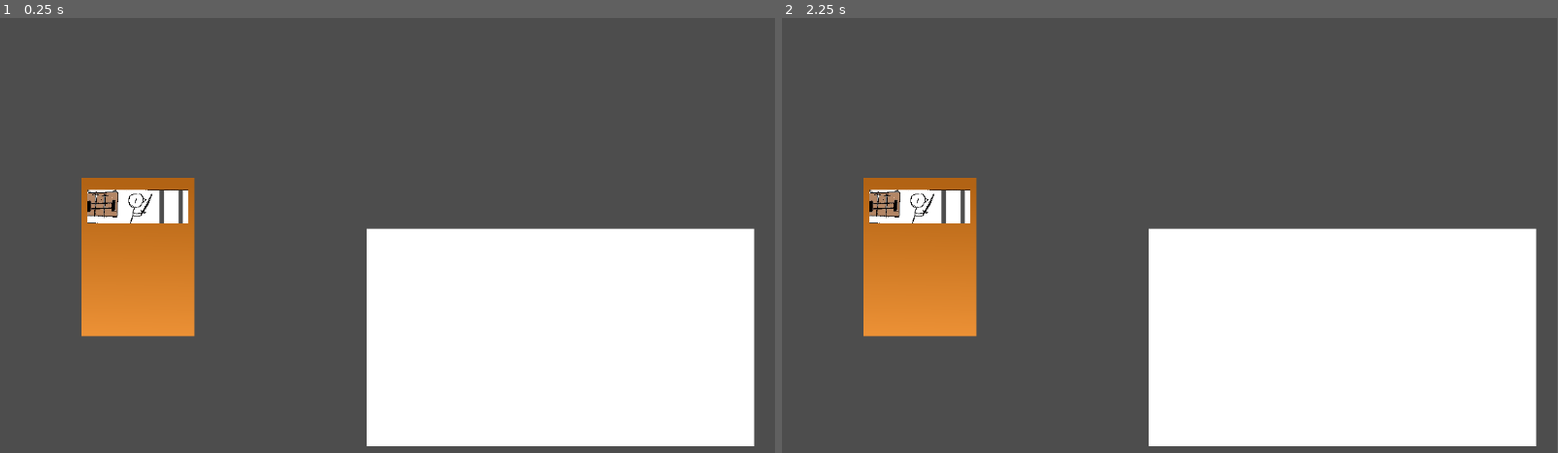
Above: before the commit, frames 1-2 (left to right).
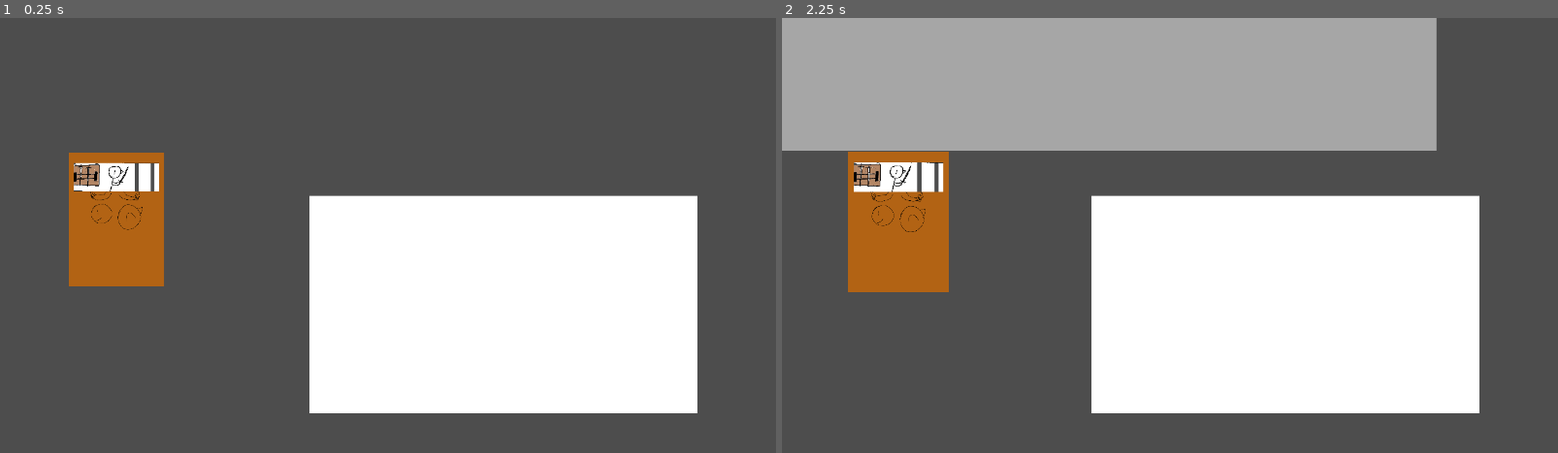
Above: after the commit, the same moments.

Repository: WywySenarios/Senarios
Game: Godot game, scene res://scenes/deck_maker/deck_maker.tscn
Two runs of this game, one before a commit and one after it. Both use one fixed random seed, a clock stepped at 60 frames per second and the inputs below. This scene is started directly instead of the project's main scene.
Inputs (mouse positions are in pixels of both pictures, inside the frame that each line leads up to):
- Up to frame 1 (0.25 s): no input
- Up to frame 2 (2.25 s): tap Enter at 0.5, 2 s; move the mouse to (921, 257) at 0.52 s; press the mouse at (921, 257) at 0.53 s; hold W (up) 0.53-2.03 s; tap Space at 1.25 s; move the mouse to (1402, 300) at 1.27 s; release the mouse at (1402, 300) at 1.28 s; click (1402, 300) at 1.35 s; move the mouse to (937, 170) at 2.02 s; press the mouse at (937, 170) at 2.03 s; hold A (left) from 2.03 s (still down); tap Mouse wheel down (scroll_down) at 2.1 s
In our replay, the window is 799x449 before the commit and 800x449 after it. These sizes can differ from the game's own. Grey fills any space a smaller window leaves; there, only what the larger window draws over its background counts as a difference.

The runs differ from the first frame. In frame 1, 20% of the frame differs, in the area x 8-98%, y 30-99%; in frame 2, 46%, in the area x 0-98%, y 0-99%.

Commit message:
File restructure & Grid tile
Added an example card resource (wywy swordsman).

Restructured which scene will appear as the level. I have decided that there will only be one level scene for now, and all the variations will in the parameters (e.g. whether or not opponent is AI, background image, grid size, etc.)

Implemented a basic grid tile where I can place a card. The animation is not correct and it doesn't do anything important, but at least it's a start! Also, the nodes containing all the cards are not correct. This kinda sucks, but it's OK.

Diff:
--- a/scenes/deck_maker/deck_maker_card.tscn
+++ b/Scenes/card.tscn
@@ -7,22 +7,23 @@
 [sub_resource type="RectangleShape2D" id="RectangleShape2D_y2pvw"]
 size = Vector2(170, 238)
 
-[node name="deck_maker_card" type="Node2D"]
+[node name="card" type="Node2D"]
 script = ExtResource("1_cj40t")
 
-[node name="deck_maker_card" type="Area2D" parent="."]
-
-[node name="Backside" type="Sprite2D" parent="deck_maker_card"]
+[node name="Backside" type="Sprite2D" parent="."]
 position = Vector2(0, 75)
 scale = Vector2(0.225, 0.225)
 texture = ExtResource("2_g3hx2")
 
-[node name="Frontside" type="Sprite2D" parent="deck_maker_card"]
+[node name="Frontside" type="Sprite2D" parent="."]
+visible = false
 position = Vector2(3.8147e-06, 75)
 scale = Vector2(0.225, 0.225)
 texture = ExtResource("3_dbm88")
 
-[node name="CollisionShape2D" type="CollisionShape2D" parent="deck_maker_card"]
+[node name="card" type="Area2D" parent="."]
+
+[node name="CollisionShape2D" type="CollisionShape2D" parent="card"]
 position = Vector2(0, 75)
 shape = SubResource("RectangleShape2D_y2pvw")
 
@@ -43,7 +44,7 @@
 size_flags_vertical = 4
 stretch_mode = 3
 
-[connection signal="body_entered" from="deck_maker_card" to="." method="_on_deck_maker_card_body_entered"]
-[connection signal="body_exited" from="deck_maker_card" to="." method="_on_deck_maker_card_body_exited"]
-[connection signal="mouse_entered" from="deck_maker_card" to="." method="_on_deck_maker_card_mouse_entered"]
-[connection signal="mouse_exited" from="deck_maker_card" to="." method="_on_deck_maker_card_mouse_exited"]
+[connection signal="body_entered" from="card" to="." method="_on_deck_maker_card_body_entered"]
+[connection signal="body_exited" from="card" to="." method="_on_deck_maker_card_body_exited"]
+[connection signal="mouse_entered" from="card" to="." method="_on_deck_maker_card_mouse_entered"]
+[connection signal="mouse_exited" from="card" to="." method="_on_deck_maker_card_mouse_exited"]
--- /dev/null
+++ b/Scenes/level.tscn
@@ -0,0 +1,73 @@
+[gd_scene load_steps=5 format=3 uid="uid://dbgkh16gjqmti"]
+
+[ext_resource type="Script" path="res://scripts/level/Grid.gd" id="1_gsu1h"]
+[ext_resource type="PackedScene" uid="uid://cpkjg0llh0iyo" path="res://Scenes/level/grid_tile.tscn" id="2_oyijm"]
+[ext_resource type="PackedScene" uid="uid://l6f4hac8biah" path="res://Scenes/card.tscn" id="3_ylqso"]
+[ext_resource type="Resource" uid="uid://canjbfh1j51cg" path="res://resources/card_wywy_wywySwordsman.tres" id="4_a1dl6"]
+
+[node name="Card Select" type="Node2D"]
+
+[node name="Grid" type="Node2D" parent="."]
+script = ExtResource("1_gsu1h")
+
+[node name="Cards" type="Node" parent="Grid"]
+
+[node name="p1 1" parent="Grid/Cards" instance=ExtResource("3_ylqso")]
+position = Vector2(289, 670)
+scale = Vector2(0.5, 0.5)
+card = ExtResource("4_a1dl6")
+faceup = true
+
+[node name="p1 2" parent="Grid/Cards" instance=ExtResource("3_ylqso")]
+position = Vector2(424, 670)
+scale = Vector2(0.5, 0.5)
+card = ExtResource("4_a1dl6")
+faceup = true
+
+[node name="p1 3" parent="Grid/Cards" instance=ExtResource("3_ylqso")]
+position = Vector2(554, 670)
+scale = Vector2(0.5, 0.5)
+card = ExtResource("4_a1dl6")
+faceup = true
+
+[node name="p1 4" parent="Grid/Cards" instance=ExtResource("3_ylqso")]
+position = Vector2(719, 670)
+scale = Vector2(0.5, 0.5)
+card = ExtResource("4_a1dl6")
+faceup = true
+
+[node name="p1 5" parent="Grid/Cards" instance=ExtResource("3_ylqso")]
+position = Vector2(889, 670)
+scale = Vector2(0.5, 0.5)
+card = ExtResource("4_a1dl6")
+faceup = true
+
+[node name="p2 1" parent="Grid/Cards" instance=ExtResource("3_ylqso")]
+position = Vector2(272, 20)
+scale = Vector2(0.5, 0.5)
+card = ExtResource("4_a1dl6")
+
+[node name="p2 2" parent="Grid/Cards" instance=ExtResource("3_ylqso")]
+position = Vector2(393, 20)
+scale = Vector2(0.5, 0.5)
+card = ExtResource("4_a1dl6")
+
+[node name="p2 3" parent="Grid/Cards" instance=ExtResource("3_ylqso")]
+position = Vector2(543, 21)
+scale = Vector2(0.5, 0.5)
+card = ExtResource("4_a1dl6")
+
+[node name="p2 4" parent="Grid/Cards" instance=ExtResource("3_ylqso")]
+position = Vector2(671, 27)
+scale = Vector2(0.5, 0.5)
+card = ExtResource("4_a1dl6")
+
+[node name="p2 5" parent="Grid/Cards" instance=ExtResource("3_ylqso")]
+position = Vector2(872, 26)
+scale = Vector2(0.5, 0.5)
+card = ExtResource("4_a1dl6")
+
+[node name="tiles" type="Node" parent="Grid"]
+
+[node name="GridTile" parent="Grid/tiles" instance=ExtResource("2_oyijm")]
+position = Vector2(622, 331)
--- /dev/null
+++ b/Scenes/level/grid_tile.tscn
@@ -0,0 +1,17 @@
+[gd_scene load_steps=2 format=3 uid="uid://cpkjg0llh0iyo"]
+
+[sub_resource type="RectangleShape2D" id="RectangleShape2D_qtiwl"]
+size = Vector2(100, 100)
+
+[node name="GridTile" type="Node2D"]
+
+[node name="ColorRect" type="ColorRect" parent="."]
+offset_left = -50.0
+offset_top = -50.0
+offset_right = 50.0
+offset_bottom = 50.0
+
+[node name="Area2D" type="StaticBody2D" parent="." groups=["droppable"]]
+
+[node name="CollisionShape2D" type="CollisionShape2D" parent="Area2D"]
+shape = SubResource("RectangleShape2D_qtiwl")
--- /dev/null
+++ b/Scenes/level/play.tscn
@@ -0,0 +1,3 @@
+[gd_scene format=3 uid="uid://ct1fgwwg540wj"]
+
+[node name="Play" type="Node2D"]
--- a/project.godot
+++ b/project.godot
@@ -19,6 +19,11 @@
 
 Draggables="*res://scripts/autoload/draggables.gd"
 Global="*res://scripts/autoload/global.gd"
+
+[display]
+
+window/size/viewport_width=1366
+window/size/viewport_height=768
 
 [dotnet]
 
--- /dev/null
+++ b/resources/card_wywy_wywySwordsman.tres
@@ -0,0 +1,13 @@
+[gd_resource type="Resource" script_class="Card" load_steps=3 format=3 uid="uid://canjbfh1j51cg"]
+
+[ext_resource type="Script" path="res://scripts/card/card.gd" id="1_4hr7d"]
+[ext_resource type="Texture2D" uid="uid://dcxprxb62qkle" path="res://assets/cards/card_images/entity_wywy_wywySwordsman.jpg" id="1_my02g"]
+
+[resource]
+script = ExtResource("1_4hr7d")
+name = "Wywy Swordsman"
+cardType = "Entity"
+generation = 0
+cost = 1.0
+type = Array[String](["Wywy"])
+image = ExtResource("1_my02g")
--- a/scenes/deck_maker/deck_maker.tscn
+++ b/scenes/deck_maker/deck_maker.tscn
@@ -1,7 +1,7 @@
 [gd_scene load_steps=8 format=3 uid="uid://q1qr8p5b068p"]
 
 [ext_resource type="Script" path="res://scripts/deck_maker/deck_maker.gd" id="1_0qm7y"]
-[ext_resource type="PackedScene" uid="uid://l6f4hac8biah" path="res://scenes/deck_maker/deck_maker_card.tscn" id="1_bi0u3"]
+[ext_resource type="PackedScene" uid="uid://l6f4hac8biah" path="res://Scenes/card.tscn" id="1_bi0u3"]
 [ext_resource type="Texture2D" uid="uid://dcxprxb62qkle" path="res://assets/cards/card_images/entity_wywy_wywySwordsman.jpg" id="2_csa3g"]
 [ext_resource type="Script" path="res://scripts/card/card.gd" id="3_xsx3l"]
 [ext_resource type="Script" path="res://scripts/Deck Area.gd" id="4_xps3f"]
--- a/scenes/level/card_select.tscn
+++ /dev/null
@@ -1,3 +0,0 @@
-[gd_scene format=3 uid="uid://dbgkh16gjqmti"]
-
-[node name="Card Select" type="Node2D"]
--- a/scenes/level_select/level_select.tscn
+++ b/scenes/level_select/level_select.tscn
@@ -1,13 +1,13 @@
 [gd_scene load_steps=16 format=3 uid="uid://cvhm5x1f535a8"]
 
 [ext_resource type="Script" path="res://scripts/level_select/level_select.gd" id="1_kmg4w"]
-[ext_resource type="PackedScene" uid="uid://bugqujrowi7xs" path="res://scenes/level_select/planet.tscn" id="2_blyx7"]
+[ext_resource type="PackedScene" uid="uid://bugqujrowi7xs" path="res://Scenes/level_select/planet.tscn" id="2_blyx7"]
 [ext_resource type="Texture2D" uid="uid://ccnrjobs06q6o" path="res://assets/celestial_bodies/placeholder_planet (1).jpeg" id="3_oddvb"]
 [ext_resource type="Script" path="res://scripts/level_select/mission.gd" id="4_n0r8t"]
 [ext_resource type="Script" path="res://scripts/level_select/celestial_body.gd" id="5_31i6x"]
 [ext_resource type="Texture2D" uid="uid://byy7x4qkdqwo4" path="res://assets/celestial_bodies/placeholder_satellite.jpg" id="6_o84jk"]
 [ext_resource type="Script" path="res://scripts/level_select/Camera.gd" id="7_2js3u"]
-[ext_resource type="PackedScene" uid="uid://d0cn1pui1hlp4" path="res://scenes/level_select/level_select_ui.tscn" id="8_6m3bq"]
+[ext_resource type="PackedScene" uid="uid://d0cn1pui1hlp4" path="res://Scenes/level_select/level_select_ui.tscn" id="8_6m3bq"]
 
 [sub_resource type="SpriteFrames" id="SpriteFrames_v6ip0"]
 animations = [{
--- a/scripts/deck_maker/deck_maker_card.gd
+++ b/scripts/deck_maker/deck_maker_card.gd
@@ -1,16 +1,24 @@
 extends Node2D
 
 @export var card : Card
+@export var faceup : bool
+
+signal placed(card_ref)
+
 var in_deck = false
 var draggable = false
 var is_inside_droppable = false
 var body_ref
-var faceup = true
 
 var offset: Vector2
 var initialPos: Vector2
 
 func _ready():
+	if (faceup):
+		$Frontside.show()
+	else:
+		$Frontside.hide()
+
 	$card_head.texture = card.image
 
 # Called every frame. 'delta' is the elapsed time since the previous frame.
@@ -24,6 +32,7 @@
 			global_position = get_global_mouse_position() - offset
 		elif Input.is_action_just_released("click"):
 			Draggables.stopDragging()
+			placed.emit(self)
 
 			if is_inside_droppable:
 				get_tree().create_tween().tween_property(self, "position", body_ref.position, 0.2).set_ease(Tween.EASE_OUT)
@@ -35,21 +44,21 @@
 func flipOver():
 	if (faceup):
 		faceup = false
-		$Frontside.visible = false
+		$Frontside.hide()
 	else:
 		faceup = true
-		$Frontside.visible = true
+		$Frontside.show()
 
 func _on_deck_maker_card_mouse_entered():
 	if not Draggables.is_dragging:
 		draggable = true
-		scale = Vector2(1.05, 1.05)
+		scale = Vector2(scale.x * 1.05, scale.y * 1.05)
 
 
 func _on_deck_maker_card_mouse_exited():
 	if not Draggables.is_dragging:
 		draggable = false
-		scale = Vector2(1, 1)
+		scale = Vector2(scale.x / 1.05, scale.y / 1.05)
 
 
 func _on_deck_maker_card_body_entered(body):
--- /dev/null
+++ b/scripts/level/Grid.gd
@@ -0,0 +1,20 @@
+extends Node2D
+
+
+# Called when the node enters the scene tree for the first time.
+func _ready():
+	for i in $tiles.get_children():
+		pass
+
+	for i in $Cards.get_children():
+		i.placed.connect(_on_card_placement)
+		#print("connected!")
+
+
+# Called every frame. 'delta' is the elapsed time since the previous frame.
+func _process(delta):
+	pass
+
+func _on_card_placement(card):
+	print("Someone played a card!")
+	print(card)
--- a/scripts/level_select/Camera.gd
+++ b/scripts/level_select/Camera.gd
@@ -1,6 +1,6 @@
 extends CharacterBody2D
 
-@export var focus_time : float = 500 / 1000 # animation time to focus in s
+@export var focus_time : float = 500.0 / 1000.0 # animation time to focus in s
 @export var KEYSPEED : int = 250
 @export var zoom_factor : float = 1.0
 
--- a/scripts/level_select/level_select_ui.gd
+++ b/scripts/level_select/level_select_ui.gd
@@ -26,7 +26,7 @@
 
 	$"Mission/Planet Name".position = screen_size * -0.5
 
-	$"Mission/Mission_Rect".size.x = screen_size.x * (1/6)
+	$"Mission/Mission_Rect".size.x = screen_size.x * (1.0/6.0)
 	$"Mission/Mission_Rect".position.x = -screen_size.x * 0.5
 	$"Mission/Mission_Rect".position.y = -screen_size.y * (0.5 - (1.0 / 6.0))
 
